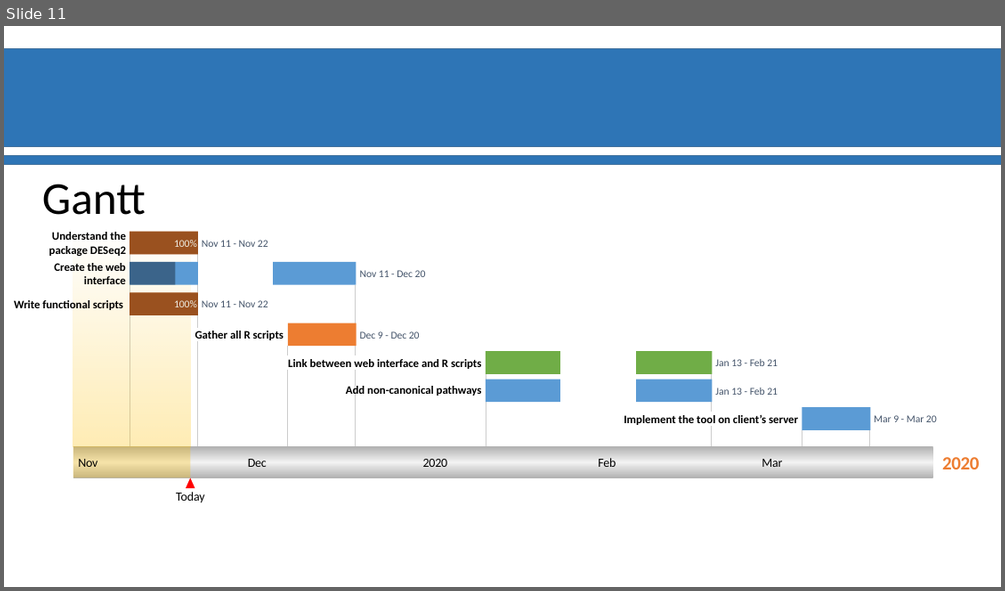
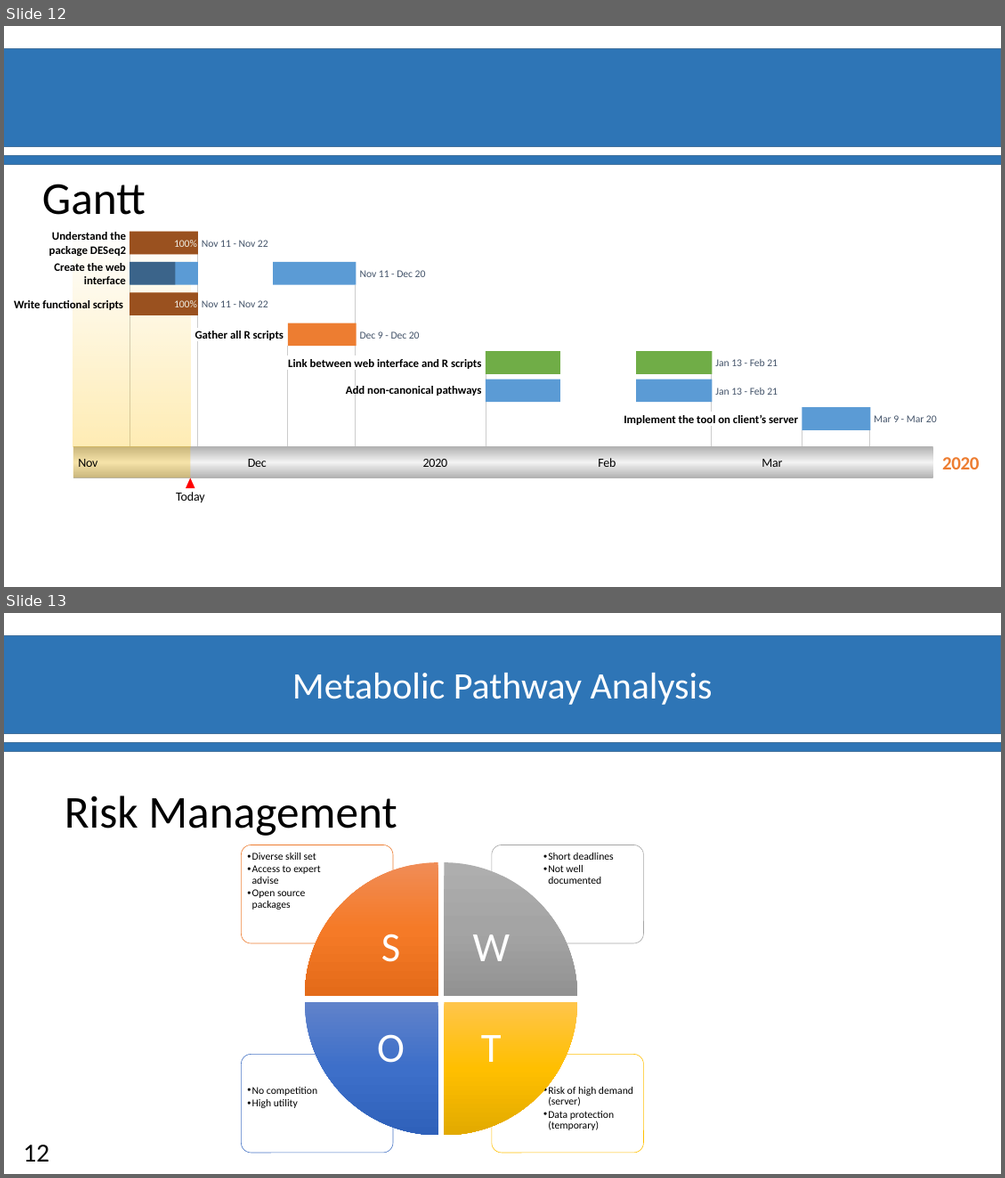
Before and after one commit to materrien/Projet-INSERM, a slide deck: Diapos_Suivit_projet.pptx. Shown one above the other, each under a label of ours: slide 11 before the commit, slides 12 and 13 after it. The pictures are 1005x591 and 1005x1178 pixels, drawn with LibreOffice and Linux fonts; fonts in the diff are those of the drawing; background and template pictures are left out. Boxes give left, top, right and bottom in pixels: in the first picture for what was removed or moved away, otherwise in the second. Text is boxed around its words. In the diff, an @@ line names an element or a change of style, - is before the commit and + after.

```diff
--- a/Diapos_Suivit_projet.pptx
+++ b/Diapos_Suivit_projet.pptx
@@ slide 13 added at box(4, 613, 1001, 1174), background #FFFFFF; not listed: 2 template elements that a slide beside it also shows @@
@@ text added at box(292, 673, 712, 705), 36 pt, text #FFFFFF @@
+Metabolic Pathway Analysis
@@ text added at box(65, 795, 396, 835), 44 pt, text #000000 @@
+Risk Management
@@ group added at box(241, 844, 643, 1153): 8 texts, 4 rounded rectangles, 4 pie wedges @@
+  •• Risk of high demand (server)
+  •• Data protection (temporary)
+  •• No competition
+  •• High utility
+  •• Short deadlines
+  •• Not well documented
+  •• Diverse skill set
+  •• Access to expert advise
+  •• Open source packages
+S
+W
+T
+O
@@ page number added at box(24, 1144, 50, 1161), 25 pt, text #000000 @@
+12
@@ what was slide 11 is now slide 12 @@
```
Also in this commit, not shown: 1 other slide added, 1 other file.
